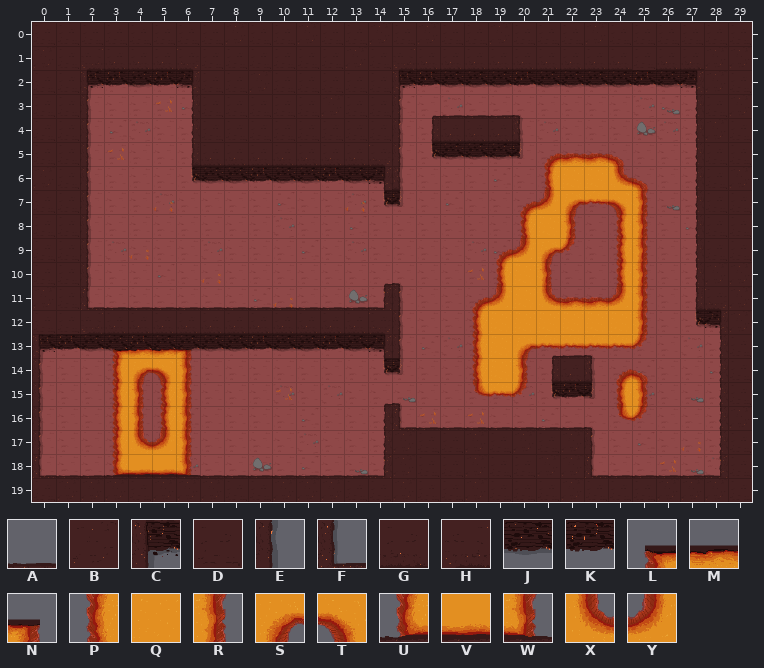
Tiled map -- assets/tilemaps/testMap.tmx. Above: the version before the commit.
Cells are 64x64 px. Shown: x 0..29, y 0..19. Tiles whose own drawing changed are shown in their newer look in all pictures.
Key: from "tiles 1": A 1, B 9, C 10, D 17, E 18, F 20, G 25, H 28, J 33, K 37, L 51, M 52, N 53, P 56, Q 57, R 58, S 62, T 63, U 67, V 68, W 69, X 70, Y 71.
_ is an empty cell.
Layers that did not change in this view are not listed.
Layer "1" before, first column x 0:
12 DDHGGGGGGG
13 CKJLMMNJJK
14 E__PSTR___
15 E__PRPR___
16 E__PRPR___
17 E__PXYR___
18 FAAUVVWAAA
19 DBBBDBBBDD
The result:
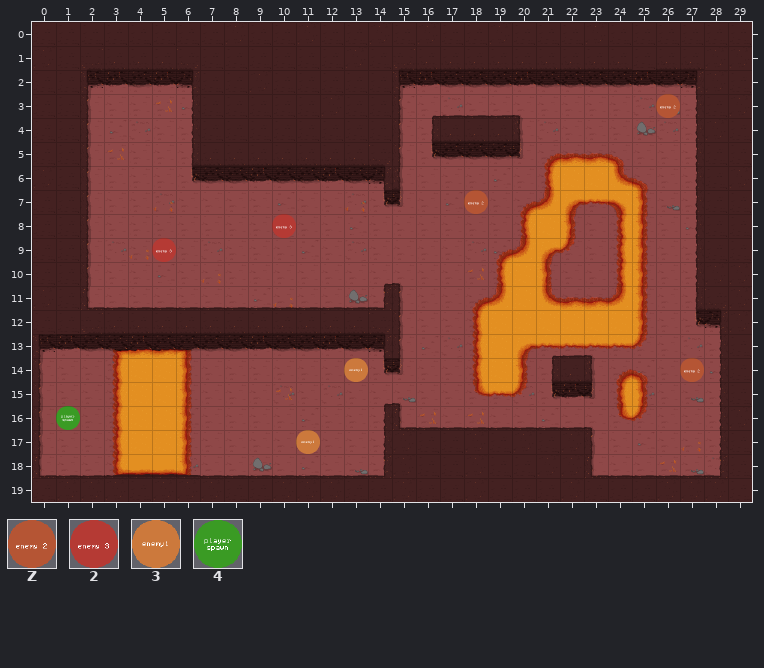
Further tiles: from "tiles 1": Z 5, 2 6, 3 13, 4 14.
Tiles of an added or newly shown layer are drawn over the layers below it.
Changes in this commit:
Layer "1":
The author changed tile P to tile Q in rows 15 to 16 at x 5.
The author changed tile R to tile Q in rows 15 to 16 at x 4.
The author changed tile S to tile Q in row 14 at x 4.
The author changed tile T to tile Q in row 14 at x 5.
The author changed tile X to tile Q in row 17 at x 4.
The author changed tile Y to tile Q in row 17 at x 5.
Layer "markers" (added):
Tile 2 now appears in row 8 at x 10; in row 9 at x 5.
Tile 3 now appears in row 14 at x 13; in row 17 at x 11.
Tile 4 now appears in row 16 at x 1.
Tile Z now appears in row 3 at x 26; in row 7 at x 18; in row 14 at x 27.
